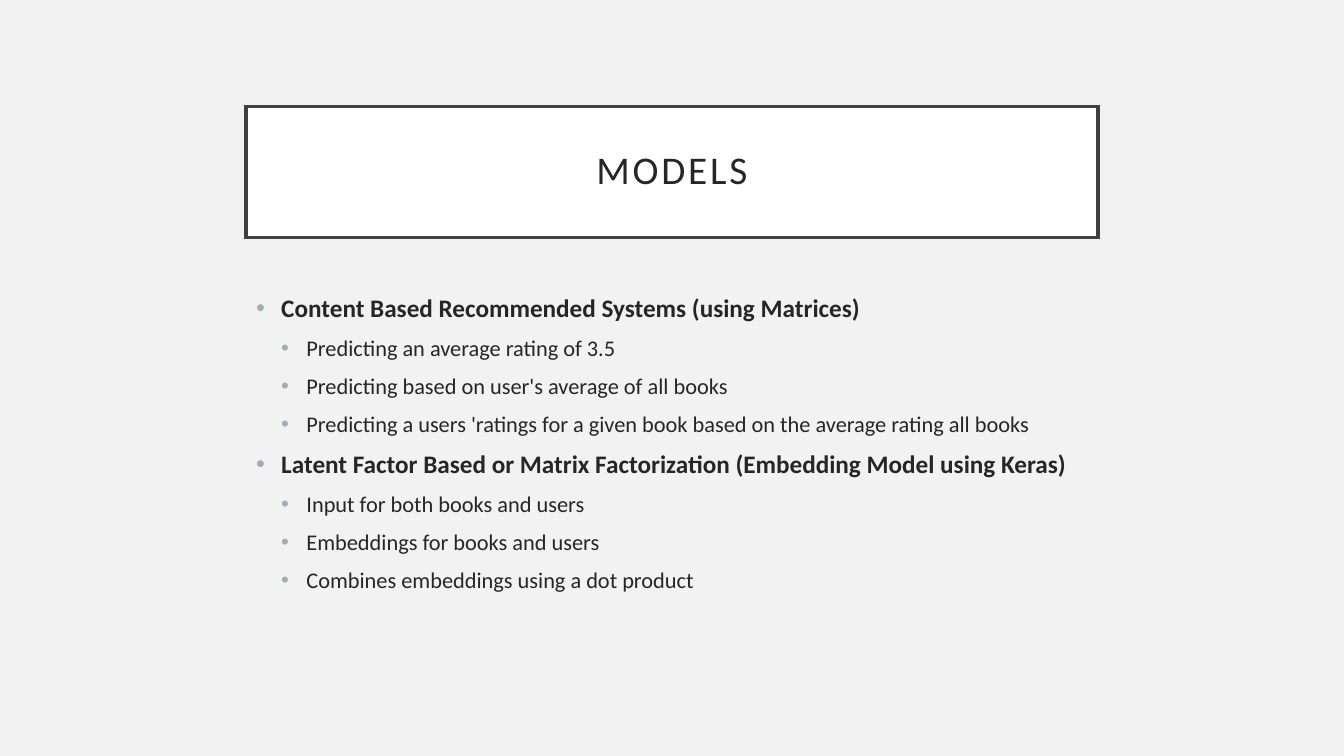
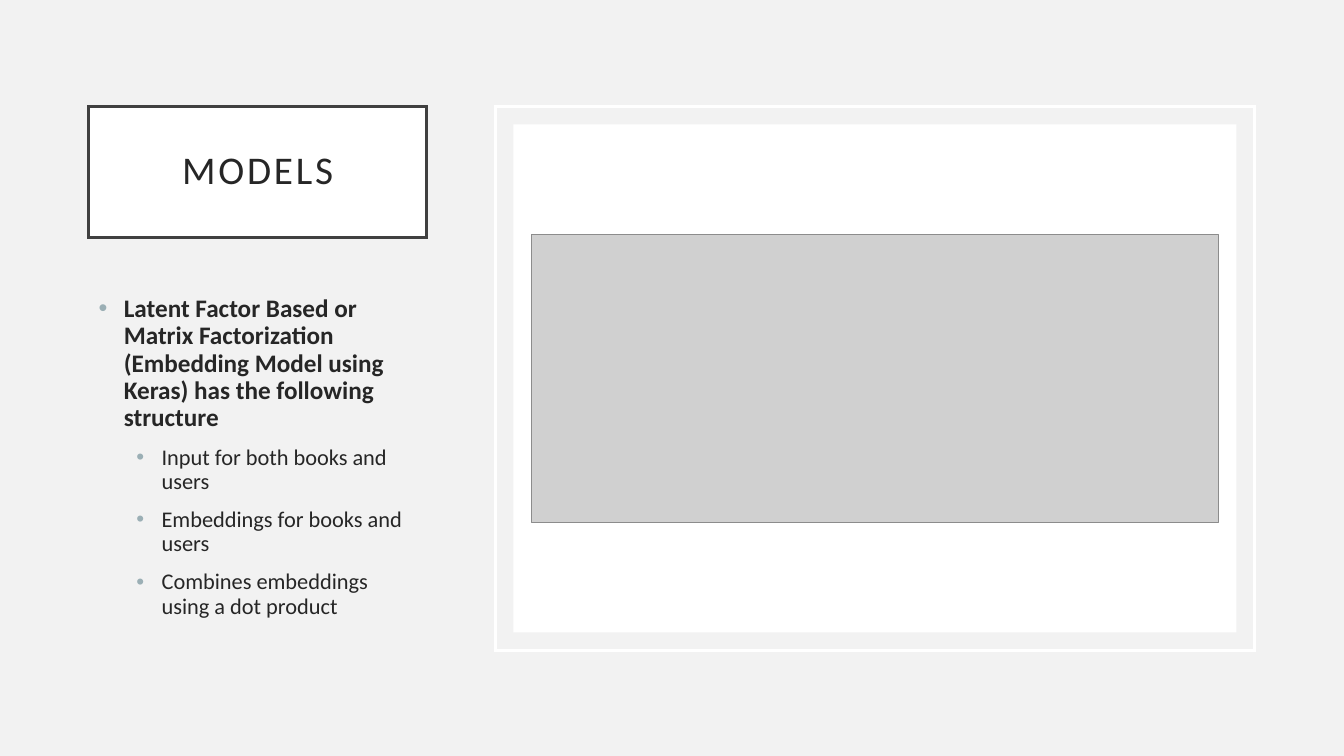
Before and after one commit to mwpnava/Data-Science-Projects, a slide deck: slide 11 of BookRecommender_prediction/Presentation_BRS.pptx (slide 9 before the commit). Drawn at 1344x756 pixels with LibreOffice and Linux fonts; fonts in the diff are those of the drawing; grey boxes stand for pictures. Boxes give left, top, right and bottom in pixels: in the first picture for what was removed or moved away, otherwise in the second. Text is boxed around its words. In the diff, an @@ line names an element or a change of style, - is before the commit and + after.

Commit message:
Recommender Book System Project

```diff
--- a/BookRecommender_prediction/Presentation_BRS.pptx
+++ b/BookRecommender_prediction/Presentation_BRS.pptx
@@ title "MODELS": place and size @@
-title "MODELS" at (246,106,1098,237)
+title "MODELS" at (89,106,426,237)
@@ rectangle added at (495,106,1254,650), outline #FFFFFF 2.5 pt @@
@@ rectangle added at (513,124,1236,632), fill #FFFFFF @@
@@ picture added at (531,234,1218,522) @@
@@ text "Latent Factor Based or Matrix ...": place and size @@
-text "Latent Factor Based or Matrix ..." at (281,298,1066,592)
+text "Latent Factor Based or Matrix ..." at (124,299,402,618)
@@ text at (124,299,383,426): text changed; size 16 to 18 pt; bold on @@
-• Content Based Recommended Systems (using Matrices)
-  • Predicting an average rating of 3.5
-  • Predicting based on user's average of all books
-  • Predicting a users 'ratings for a given book based on the average rating all books
-• Latent Factor Based or Matrix Factorization (Embedding Model using Keras)
+• Latent Factor Based or Matrix Factorization (Embedding Model using Keras) has the following structure
@@ text at (162,449,402,618): indent changed @@
```
Also in this commit, not shown: 3 other slides changed, 3 slides added, 2 other files.
